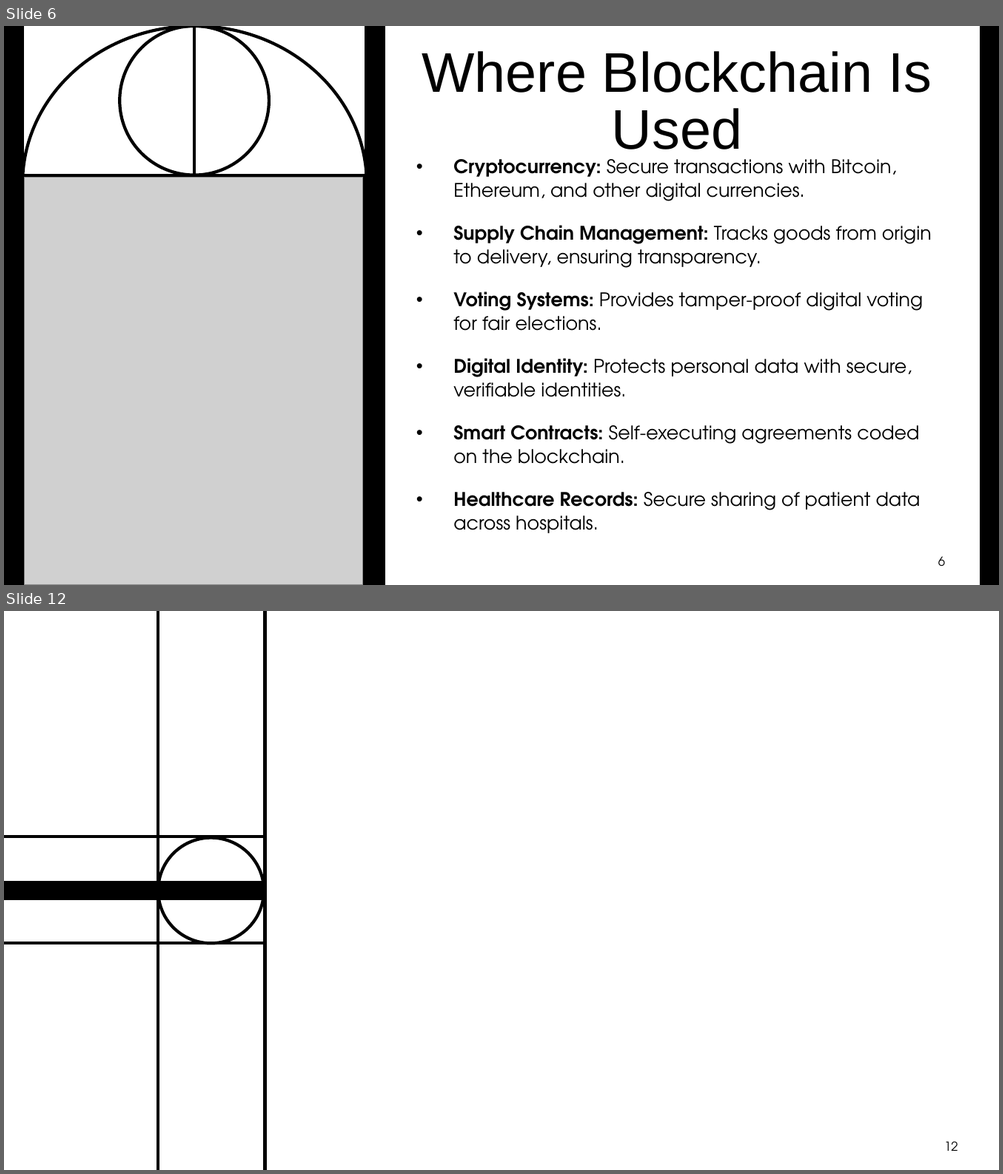
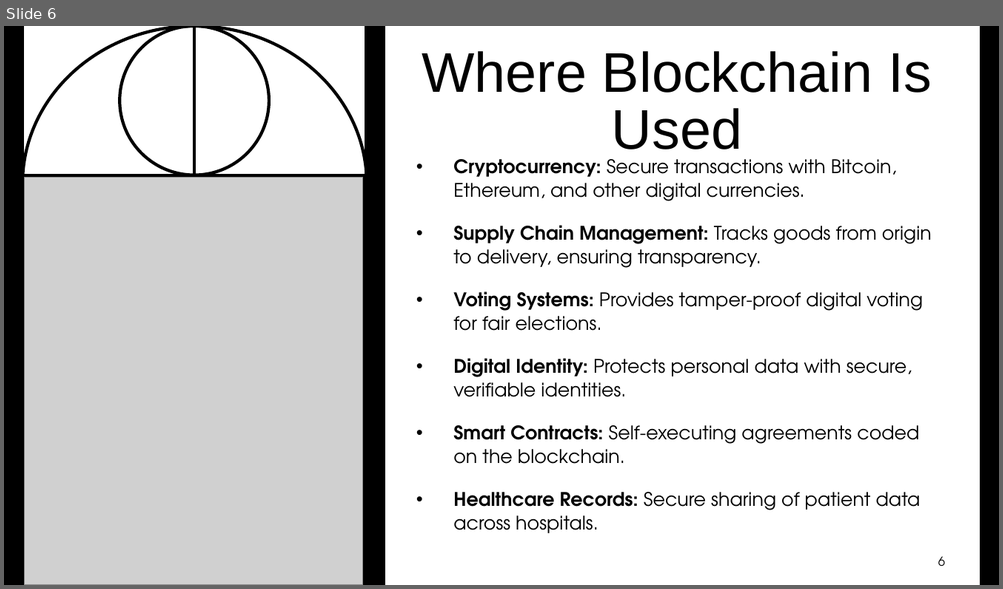
Before and after one commit to codedbyshreena/Office-automation-tools, a slide deck: PPT_370_EmergingTechnologies.pptx. Shown one above the other, each under a label of ours: slides 6 and 12 before the commit, slide 6 after it; the slides between them are not shown. The pictures are 1003x1174 and 1003x589 pixels, drawn with LibreOffice and Linux fonts; fonts in the diff are those of the drawing; grey boxes stand for pictures; background and template pictures are left out. Boxes give left, top, right and bottom in pixels: in the first picture for what was removed or moved away, otherwise in the second. Text is boxed around its words. In the diff, an @@ line names an element or a change of style, - is before the commit and + after.

```diff
--- a/PPT_370_EmergingTechnologies.pptx
+++ b/PPT_370_EmergingTechnologies.pptx
@@ slide 12 removed at (4,611,999,1170), background picture (left out) @@
@@ rectangle removed at (4,611,999,1170) @@
@@ line removed from (158, 611) to (158, 1170) @@
@@ line removed from (265, 611) to (265, 1170) @@
@@ line removed from (264, 836) to (4, 836) @@
@@ ellipse removed at (158,838,264,944) @@
@@ rectangle removed at (4,881,264,900) @@
@@ line removed from (264, 944) to (4, 944) @@
@@ page number removed at (944,1142,958,1151) @@
-12
```
Also in this commit, not shown: 1 slide changed, 4 slides added, 5 other slides removed.
